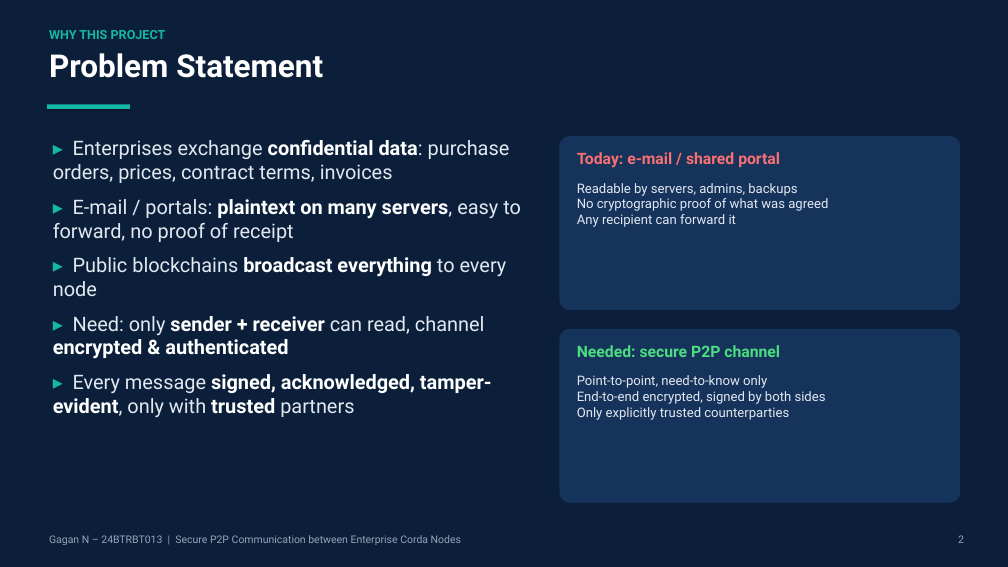
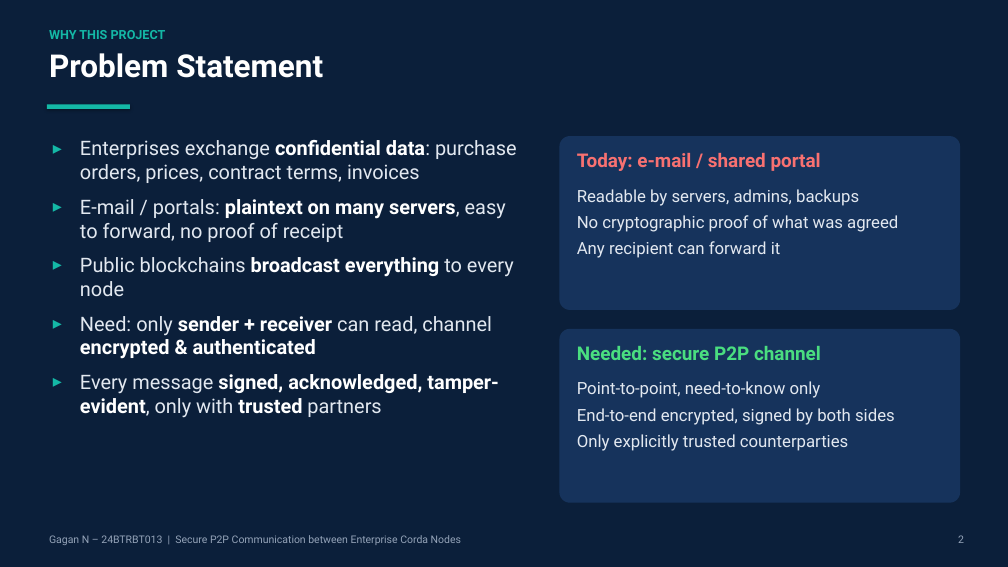
Before and after one commit to Momo-1628/secure-p2p-corda-nodes, a slide deck: slide 2 of ppt/Topic12_Secure_P2P_Corda_24BTRBT013.pptx. Drawn at 1008x567 pixels with LibreOffice and Linux fonts; fonts in the diff are those of the drawing. Boxes give left, top, right and bottom in pixels: in the first picture for what was removed or moved away, otherwise in the second. Text is boxed around its words. In the diff, an @@ line names an element or a change of style, - is before the commit and + after.

```diff
--- a/ppt/Topic12_Secure_P2P_Corda_24BTRBT013.pptx
+++ b/ppt/Topic12_Secure_P2P_Corda_24BTRBT013.pptx
@@ text at (x1=80, y1=140, x2=517, y2=418): text changed @@
-▸ Enterprises exchange confidential data: purchase orders, prices, contract terms, invoices
-▸ E-mail / portals: plaintext on many servers, easy to forward, no proof of receipt
-▸ Public blockchains broadcast everything to every node
-▸ Need: only sender + receiver can read, channel encrypted & authenticated
-▸ Every message signed, acknowledged, tamper-evident, only with trusted partners
+▸ Enterprises exchange confidential data: purchase orders, prices, contract terms, invoices
+▸ E-mail / portals: plaintext on many servers, easy to forward, no proof of receipt
+▸ Public blockchains broadcast everything to every node
+▸ Need: only sender + receiver can read, channel encrypted & authenticated
+▸ Every message signed, acknowledged, tamper-evident, only with trusted partners
@@ text "Today: e-mail / shared portal" at (x1=577, y1=153, x2=821, y2=171): size 15 to 18 pt @@
@@ text "Readable by servers, admins, backups" at (x1=577, y1=215, x2=898, y2=258): size 12.5 to 16 pt; more space between paragraphs @@
@@ text "Needed: secure P2P channel" at (x1=577, y1=346, x2=821, y2=360): size 15 to 18 pt @@
@@ text "Point-to-point, need-to-know only" at (x1=577, y1=381, x2=895, y2=451): size 12.5 to 16 pt; more space between paragraphs @@
```
Also in this commit, not shown: 15 other slides changed, 2 other files.
